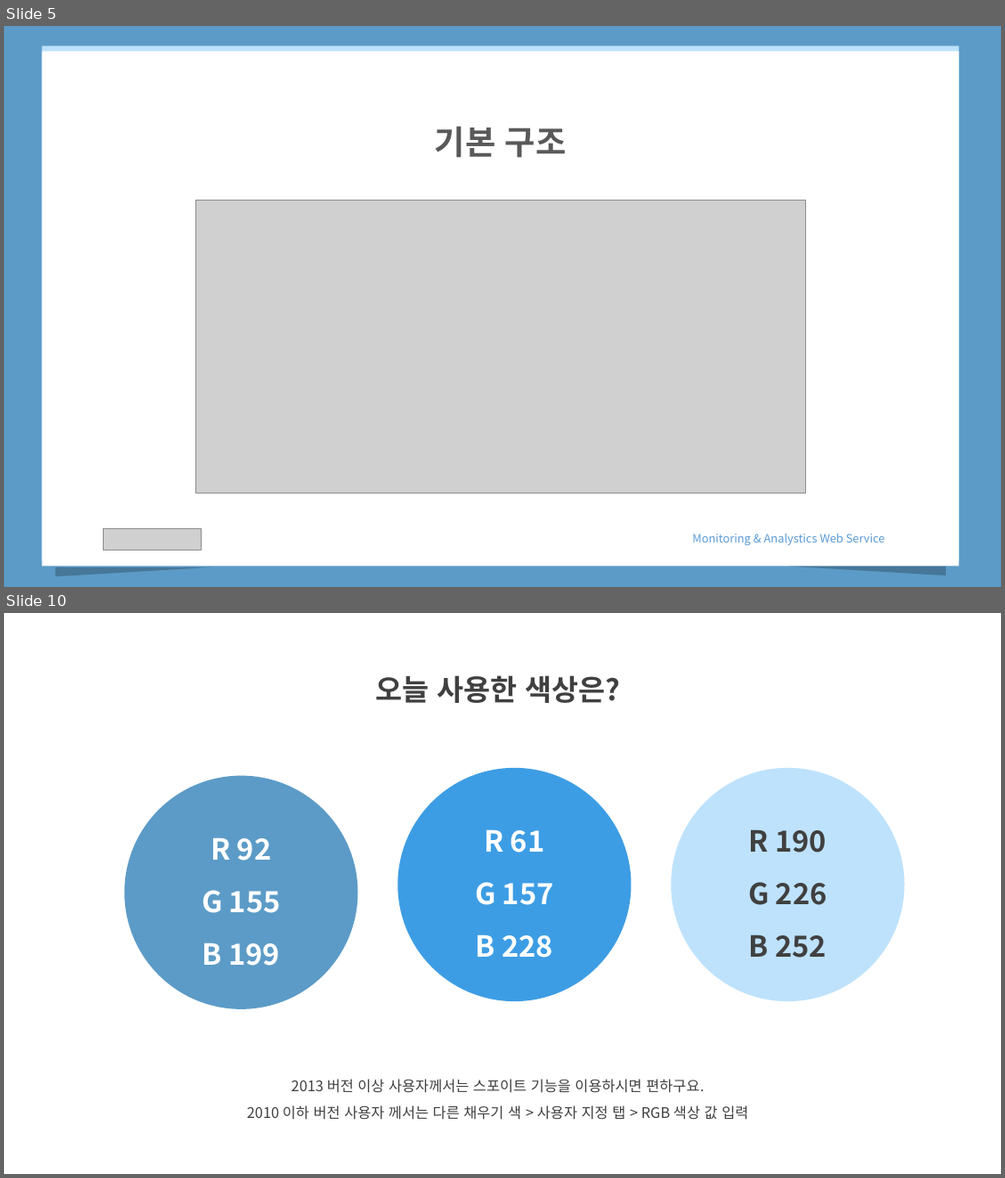
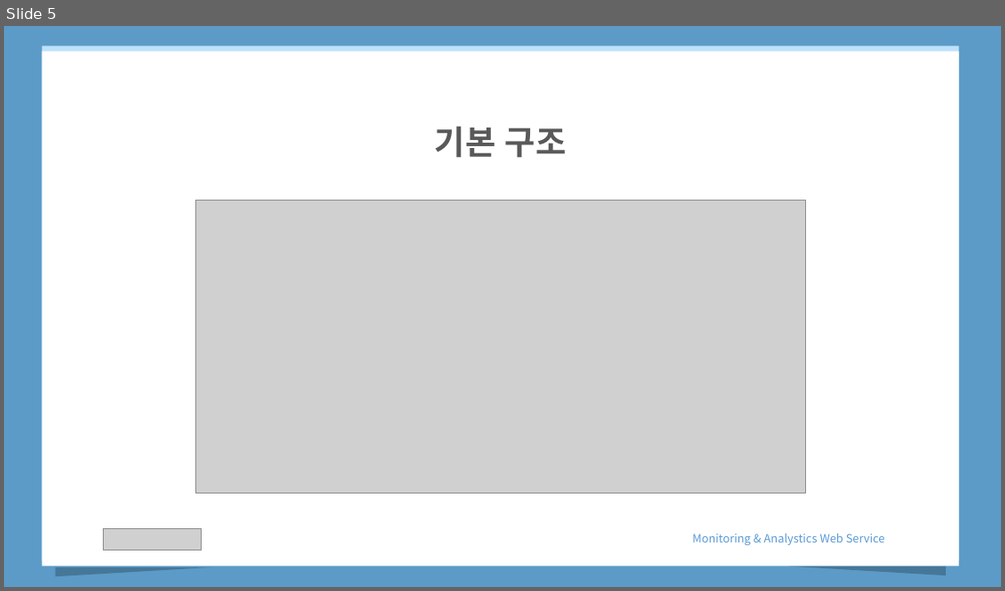
Before and after one commit to haomaru88/first_web, a slide deck: MonitoringWeb.pptx. Shown one above the other, each under a label of ours: slides 5 and 10 before the commit, slide 5 after it; the slides between them are not shown. The pictures are 1005x1178 and 1005x591 pixels, drawn with LibreOffice and Linux fonts; fonts in the diff are those of the drawing; grey boxes stand for pictures. Boxes give left, top, right and bottom in pixels: in the first picture for what was removed or moved away, otherwise in the second. Text is boxed around its words. In the diff, an @@ line names an element or a change of style, - is before the commit and + after.

```diff
--- a/MonitoringWeb.pptx
+++ b/MonitoringWeb.pptx
@@ slide 10 removed at <box>4,613,1001,1174</box>, background #FFFFFF @@
@@ text removed at <box>375,675,620,703</box> @@
-오늘 사용한 색상은?
@@ ellipse removed at <box>398,768,631,1001</box> @@
-R 61
-G 157
-B 228
@@ ellipse removed at <box>671,768,905,1001</box> @@
-R 190
-G 226
-B 252
@@ ellipse removed at <box>124,775,357,1008</box> @@
-R 92
-G 155
-B 199
@@ text removed at <box>247,1078,748,1119</box> @@
-2013 버전 이상 사용자께서는 스포이트 기능을 이용하시면 편하구요.
-2010 이하 버전 사용자 께서는 다른 채우기 색 > 사용자 지정 탭 > RGB 색상 값 입력
```
Also in this commit, not shown: 1 slide changed, 1 slide added, 5 other slides removed, 1 other file.
